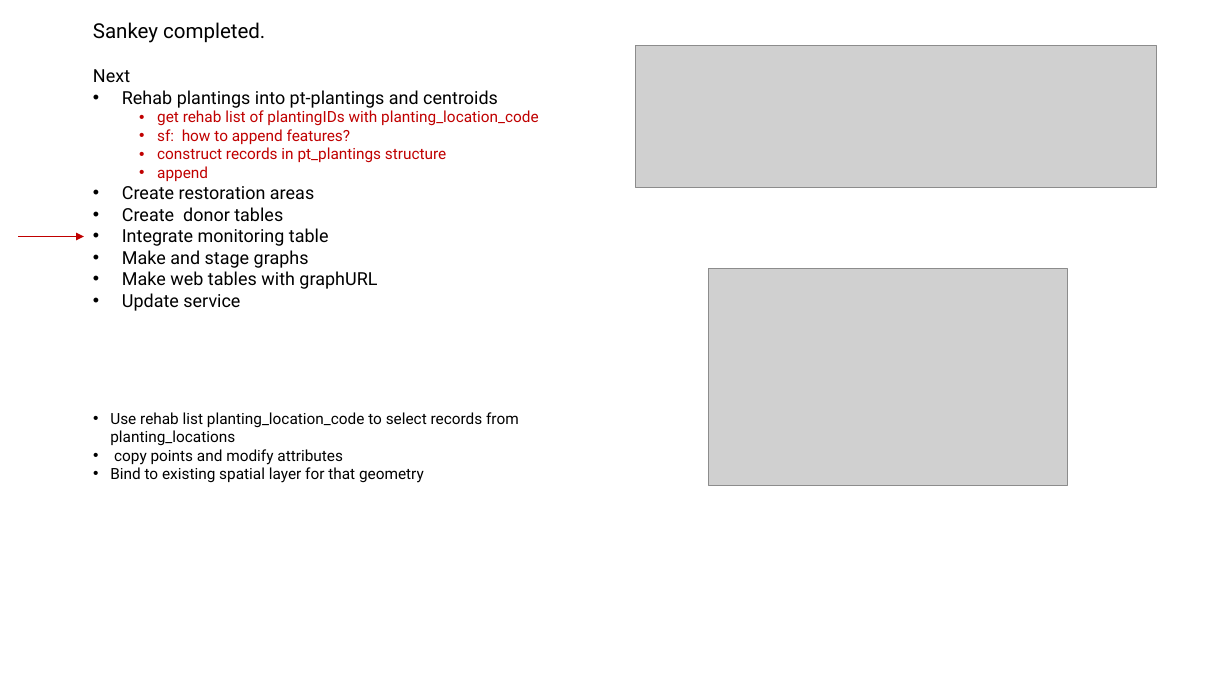
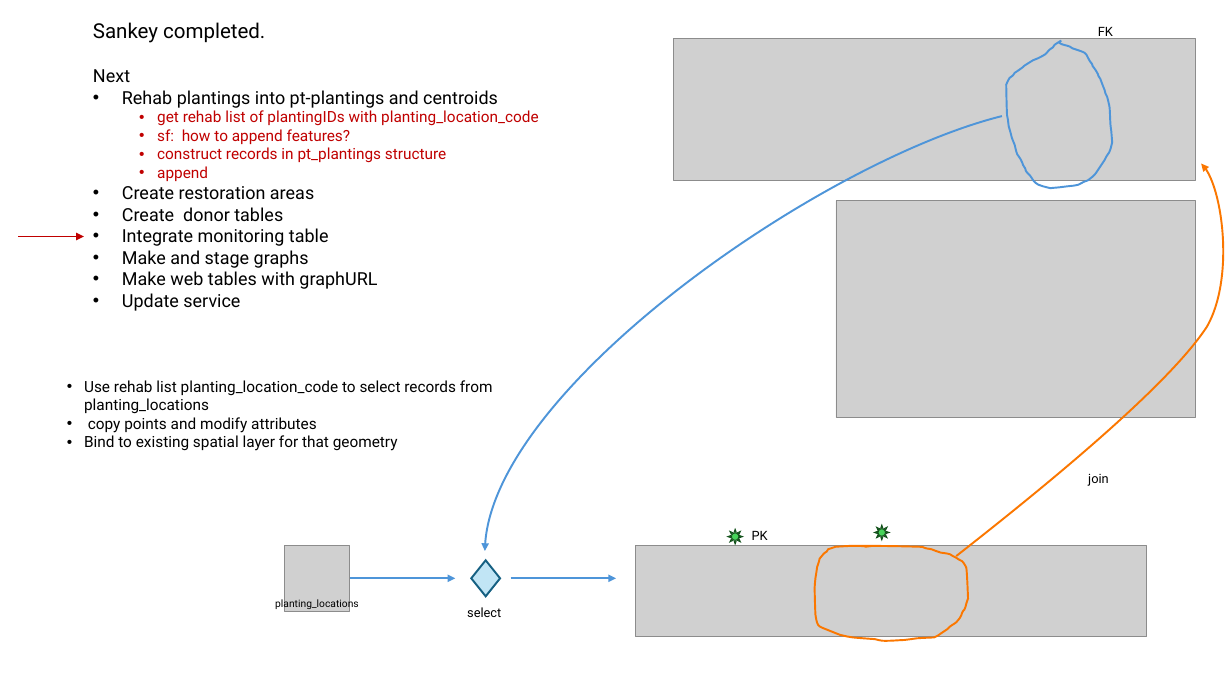
Before and after one commit to WA-Nearshore/seagrass-restoration-processing, a slide deck: slide 2 of docs/seagrass_restoration_storymap_notes.pptx. Drawn at 1232x693 pixels with LibreOffice and Linux fonts; fonts in the diff are those of the drawing; grey boxes stand for pictures. Boxes give left, top, right and bottom in pixels: in the first picture for what was removed or moved away, otherwise in the second. Text is boxed around its words. In the diff, an @@ line names an element or a change of style, - is before the commit and + after.

```diff
--- a/docs/seagrass_restoration_storymap_notes.pptx
+++ b/docs/seagrass_restoration_storymap_notes.pptx
@@ text added at <box>1098,27,1113,39</box>, 10 pt, text #000000 @@
+FK
@@ picture: place and size @@
-picture at <box>635,46,1157,188</box>
+picture at <box>674,39,1196,180</box>
@@ freeform shape added at <box>1006,41,1113,189</box>, outline #4E95D9 1.5 pt @@
@@ freeform shape added at <box>485,116,1003,552</box>, outline #4E95D9 1.5 pt @@
@@ freeform shape added at <box>957,164,1223,556</box>, outline #FB7700 1.5 pt @@
@@ picture: place and size @@
-picture at <box>708,269,1067,485</box>
+picture at <box>836,201,1196,417</box>
@@ text "Use rehab list planting_location_code to ...": place and size @@
-text "Use rehab list planting_location_code to ..." at <box>110,412,519,483</box>
+text "Use rehab list planting_location_code to ..." at <box>84,380,493,451</box>
@@ text added at <box>1088,473,1109,486</box>, 10 pt, text #000000 @@
+join
@@ sun added at <box>728,530,743,544</box>, fill #47D45A, outline #13501B 0.75 pt @@
@@ text added at <box>752,531,768,540</box>, 10 pt, text #000000 @@
+PK
@@ sun added at <box>874,525,889,540</box>, fill #47D45A, outline #13501B 0.75 pt @@
@@ picture added at <box>285,545,350,611</box> @@
@@ diamond added at <box>471,560,500,596</box>, fill #C1E5F5, outline #156082 1.5 pt @@
@@ picture added at <box>636,545,1148,637</box> @@
@@ freeform shape added at <box>815,546,969,641</box>, outline #FB7700 1.5 pt @@
@@ text added at <box>275,598,359,611</box>, 8 pt, text #000000 @@
+planting_locations
@@ arrow added from (350, 579) to (456, 579), #4E95D9 1.5 pt @@
@@ arrow added from (511, 579) to (616, 579), #4E95D9 1.5 pt @@
@@ text added at <box>467,607,501,617</box>, 10 pt, text #000000 @@
+select
```
Also in this commit, not shown: 2 slides added, 47 other files.
